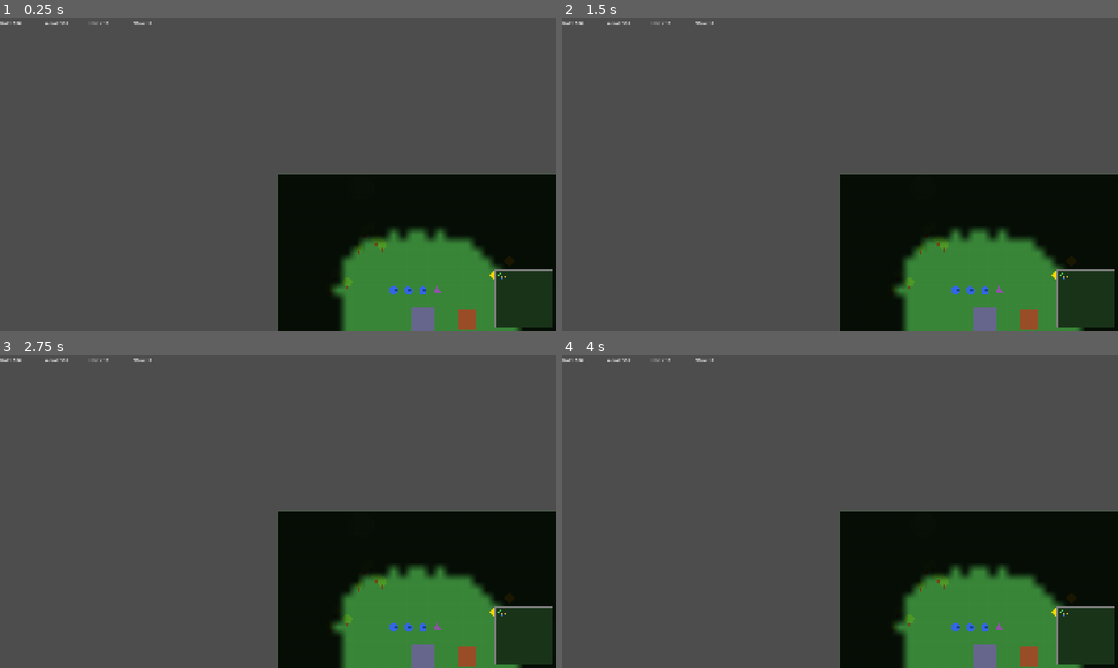
Above: before the commit, frames 1-4 (two rows, left to right).
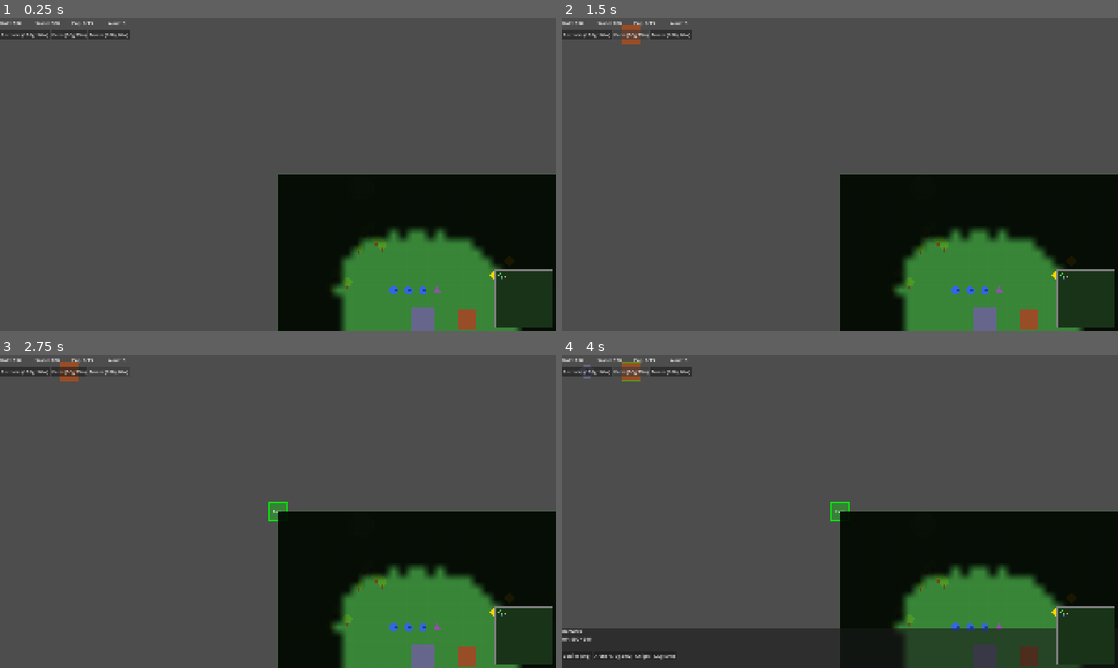
Above: after the commit, the same moments.

Repository: CubaStromek/RTS
Game: Godot game, scene res://scenes/main/Main.tscn
The game is run twice, just before and just after one commit, with the same random seed, the same clock (stepped at 60 frames per second) and the same inputs.
Inputs (mouse positions are in pixels of both pictures, inside the frame that each line leads up to):
- Up to frame 1 (0.25 s): no input
- Up to frame 2 (1.5 s): click (584, 33) at 0.5 s, where only the run after the commit has a clickable "Barracks (150g 100w)"; click (628, 33) at 1.25 s, where only the run after the commit has a clickable "Farm (50g 75w)"
- Up to frame 3 (2.75 s): click (111, 370) at 2 s, where only the run after the commit has a clickable "Tower (100g 80w)"
- Up to frame 4 (4 s): click (584, 370) at 2.75 s, where only the run after the commit has a clickable "Barracks (150g 100w)"; click (628, 370) at 3.5 s, where only the run after the commit has a clickable "Farm (50g 75w)"

The runs differ from the first frame. In frame 1, 0.7% of the frame differs, in the area x 0-28%, y 1-7%; in frame 2, 0.8%; in frame 3, 0.9%; in frame 4, 11%, in the area x 0-94%, y 1-100%.

Commit message:
Add building placement, population cap, farm, and defense tower
Build System:
- BuildSystem autoload handles placement mode
- Click build button in HUD -> green/red ghost preview follows cursor
- Left click to place, right click or Esc to cancel
- Buildings must be 80+ units apart from each other
- Costs checked on enter and on placement

New Buildings:
- Farm (50g 75w): provides +5 population cap, wheat row visual
- Tower (100g 80w): auto-attacks enemies in 200 range, shows range when selected
- Barracks can now be built by player (150g 100w)

Population System:
- Starting cap: 15 (base)
- Each Farm adds +5
- Unit training blocked when at population cap
- Pop counter in HUD (Pop: current/max)

Resource Management:
- Population check before training units
- Build bar below top bar with Barracks/Farm/Tower buttons
- BuildPreview ghost shows green (valid) or red (blocked) placement

Co-Authored-By: Claude Opus 4.6 (1M context) <noreply@anthropic.com>

Diff:
--- a/rts_game/project.godot
+++ b/rts_game/project.godot
@@ -26,6 +26,7 @@
 CommandSystem="*res://scripts/systems/CommandSystem.gd"
 ResourceSystem="*res://scripts/systems/ResourceSystem.gd"
 SoundSystem="*res://scripts/systems/SoundSystem.gd"
+BuildSystem="*res://scripts/systems/BuildSystem.gd"
 
 [display]
 
--- /dev/null
+++ b/rts_game/scenes/buildings/BuildPreview.gd
@@ -0,0 +1,25 @@
+extends Node2D
+## Ghost preview of building being placed. Shows green/red based on validity.
+
+var building_type: String = ""
+const PREVIEW_SIZE := Vector2(64, 64)
+
+func _process(_delta: float) -> void:
+	queue_redraw()
+
+func _draw() -> void:
+	var valid := _is_valid_placement()
+	var color := Color(0.0, 1.0, 0.0, 0.3) if valid else Color(1.0, 0.0, 0.0, 0.3)
+	var border := Color(0.0, 1.0, 0.0, 0.8) if valid else Color(1.0, 0.0, 0.0, 0.8)
+	draw_rect(Rect2(-PREVIEW_SIZE / 2.0, PREVIEW_SIZE), color)
+	draw_rect(Rect2(-PREVIEW_SIZE / 2.0, PREVIEW_SIZE), border, false, 2.0)
+
+	# Label
+	var font := ThemeDB.fallback_font
+	draw_string(font, Vector2(-28, 5), building_type.capitalize(), HORIZONTAL_ALIGNMENT_CENTER, 56, 12, Color.WHITE)
+
+func _is_valid_placement() -> bool:
+	for building in get_tree().get_nodes_in_group("buildings"):
+		if global_position.distance_to(building.global_position) < 80.0:
+			return false
+	return true
--- a/rts_game/scenes/buildings/Building.gd
+++ b/rts_game/scenes/buildings/Building.gd
@@ -52,10 +52,11 @@
 		draw_rect(Rect2(bar_x, bar_y, HP_BAR_WIDTH * hp_ratio, HP_BAR_HEIGHT), fill_color)
 
 func queue_unit(unit_type: String, cost_gold: int, cost_wood: int, train_time: float) -> bool:
+	if not ResourceSystem.can_train():
+		return false
 	if not ResourceSystem.spend_resource("gold", cost_gold):
 		return false
 	if not ResourceSystem.spend_resource("wood", cost_wood):
-		# Refund gold
 		ResourceSystem.add_resource("gold", cost_gold)
 		return false
 
--- /dev/null
+++ b/rts_game/scenes/buildings/Farm.gd
@@ -0,0 +1,29 @@
+extends BuildingBase
+## Farm — provides +5 population cap. No production.
+
+const FARM_SIZE := Vector2(48, 48)
+const WHEAT_COLOR := Color(0.85, 0.75, 0.3)
+
+func _ready() -> void:
+	super._ready()
+	building_name = "Farm"
+	building_color = Color(0.55, 0.45, 0.2)
+	max_hp = 200
+	hp = max_hp
+
+func _draw() -> void:
+	var rect := Rect2(-FARM_SIZE / 2.0, FARM_SIZE)
+	draw_rect(rect, building_color)
+	# Wheat rows
+	for i in range(3):
+		var y: float = -16.0 + i * 12.0
+		draw_line(Vector2(-18, y), Vector2(18, y), WHEAT_COLOR, 2.0)
+	if is_selected:
+		draw_rect(rect, Color(0.0, 1.0, 0.0, 0.4), false, 2.0)
+	if hp < max_hp:
+		var bar_x := -HP_BAR_WIDTH / 2.0
+		var bar_y := -34.0
+		draw_rect(Rect2(bar_x, bar_y, HP_BAR_WIDTH, HP_BAR_HEIGHT), Color(0.2, 0.2, 0.2))
+		var hp_ratio := float(hp) / float(max_hp)
+		var fill_color := Color(0.0, 0.8, 0.0) if hp_ratio > 0.5 else Color(0.9, 0.2, 0.0)
+		draw_rect(Rect2(bar_x, bar_y, HP_BAR_WIDTH * hp_ratio, HP_BAR_HEIGHT), fill_color)
--- /dev/null
+++ b/rts_game/scenes/buildings/Farm.tscn
@@ -0,0 +1,13 @@
+[gd_scene load_steps=3 format=3 uid="uid://farm_scene"]
+
+[ext_resource type="Script" path="res://scenes/buildings/Farm.gd" id="1"]
+
+[sub_resource type="RectangleShape2D" id="rect_shape"]
+size = Vector2(48, 48)
+
+[node name="Farm" type="StaticBody2D"]
+collision_layer = 2
+script = ExtResource("1")
+
+[node name="CollisionShape2D" type="CollisionShape2D" parent="."]
+shape = SubResource("rect_shape")
--- /dev/null
+++ b/rts_game/scenes/buildings/Tower.gd
@@ -0,0 +1,76 @@
+extends BuildingBase
+## Defense Tower — automatically attacks nearby enemies.
+
+const TOWER_RANGE: float = 200.0
+const TOWER_DAMAGE: int = 20
+const TOWER_COOLDOWN: float = 1.5
+const TOWER_COLOR_BASE := Color(0.4, 0.4, 0.5)
+
+var _attack_timer: float = 0.0
+var _current_target: CharacterBody2D = null
+
+const AttackLineScript := preload("res://scenes/effects/AttackLine.gd")
+
+func _ready() -> void:
+	super._ready()
+	building_name = "Tower"
+	building_color = TOWER_COLOR_BASE
+	max_hp = 400
+	hp = max_hp
+
+func _process(delta: float) -> void:
+	super._process(delta)
+	_attack_timer = max(0.0, _attack_timer - delta)
+
+	# Find target
+	if _current_target == null or not is_instance_valid(_current_target):
+		_current_target = _find_target()
+
+	if _current_target and is_instance_valid(_current_target):
+		var dist := global_position.distance_to(_current_target.global_position)
+		if dist > TOWER_RANGE:
+			_current_target = null
+		elif _attack_timer <= 0.0:
+			_attack_timer = TOWER_COOLDOWN
+			_current_target.take_damage(TOWER_DAMAGE, null)
+			_spawn_attack_line(global_position, _current_target.global_position)
+			var snd := get_node_or_null("/root/SoundSystem")
+			if snd:
+				snd.play("attack")
+
+func _draw() -> void:
+	# Tower base (circle)
+	draw_circle(Vector2.ZERO, 24, building_color)
+	# Tower top (darker inner circle)
+	draw_circle(Vector2.ZERO, 12, building_color.darkened(0.3))
+
+	# Range indicator when selected
+	if is_selected:
+		draw_arc(Vector2.ZERO, TOWER_RANGE, 0, TAU, 48, Color(1.0, 0.3, 0.3, 0.2), 1.0)
+		draw_arc(Vector2.ZERO, 26, 0, TAU, 24, Color(0.0, 1.0, 0.0, 0.4), 2.0)
+
+	if hp < max_hp:
+		var bar_x := -HP_BAR_WIDTH / 2.0
+		var bar_y := -36.0
+		draw_rect(Rect2(bar_x, bar_y, HP_BAR_WIDTH, HP_BAR_HEIGHT), Color(0.2, 0.2, 0.2))
+		var hp_ratio := float(hp) / float(max_hp)
+		var fill_color := Color(0.0, 0.8, 0.0) if hp_ratio > 0.5 else Color(0.9, 0.2, 0.0)
+		draw_rect(Rect2(bar_x, bar_y, HP_BAR_WIDTH * hp_ratio, HP_BAR_HEIGHT), fill_color)
+
+func _find_target() -> CharacterBody2D:
+	var closest: CharacterBody2D = null
+	var closest_dist := TOWER_RANGE
+	for unit in UnitManager.all_units:
+		if unit.team == team:
+			continue
+		var dist := global_position.distance_to(unit.global_position)
+		if dist < closest_dist:
+			closest_dist = dist
+			closest = unit
+	return closest
+
+func _spawn_attack_line(from: Vector2, to: Vector2) -> void:
+	var line := Node2D.new()
+	line.set_script(AttackLineScript)
+	get_tree().current_scene.add_child(line)
+	line.setup(from, to, Color(0.5, 0.5, 1.0))
--- /dev/null
+++ b/rts_game/scenes/buildings/Tower.tscn
@@ -0,0 +1,13 @@
+[gd_scene load_steps=3 format=3 uid="uid://tower_scene"]
+
+[ext_resource type="Script" path="res://scenes/buildings/Tower.gd" id="1"]
+
+[sub_resource type="CircleShape2D" id="circle_shape"]
+radius = 24.0
+
+[node name="Tower" type="StaticBody2D"]
+collision_layer = 2
+script = ExtResource("1")
+
+[node name="CollisionShape2D" type="CollisionShape2D" parent="."]
+shape = SubResource("circle_shape")
--- a/rts_game/scenes/ui/HUD.gd
+++ b/rts_game/scenes/ui/HUD.gd
@@ -1,9 +1,9 @@
 extends CanvasLayer
-## Main game HUD — resource bar, wave counter, selection info, production buttons.
+## Main game HUD — resources, population, wave counter, info panel, build buttons.
 
 @onready var gold_label: Label = $TopBar/GoldLabel
 @onready var wood_label: Label = $TopBar/WoodLabel
-@onready var unit_count_label: Label = $TopBar/UnitCountLabel
+@onready var pop_label: Label = $TopBar/PopLabel
 @onready var wave_label: Label = $TopBar/WaveLabel
 @onready var info_panel: PanelContainer = $BottomPanel
 @onready var info_name: Label = $BottomPanel/VBox/EntityName
@@ -11,6 +11,7 @@
 @onready var info_stats: Label = $BottomPanel/VBox/EntityStats
 @onready var production_container: HBoxContainer = $BottomPanel/VBox/ProductionButtons
 @onready var queue_label: Label = $BottomPanel/VBox/QueueLabel
+@onready var build_panel: HBoxContainer = $BuildBar
 
 var _selected_building: StaticBody2D = null
 
@@ -19,9 +20,10 @@
 	SelectionSystem.selection_changed.connect(_on_selection_changed)
 	_update_resources()
 	info_panel.visible = false
+	_setup_build_buttons()
 
 func _process(_delta: float) -> void:
-	unit_count_label.text = "Units: %d" % UnitManager.all_units.size()
+	pop_label.text = "Pop: %d/%d" % [ResourceSystem.get_population(), ResourceSystem.population_cap]
 	wave_label.text = "Wave: %d" % GameManager.waves_survived
 	if _selected_building and is_instance_valid(_selected_building):
 		_update_building_info(_selected_building)
@@ -90,6 +92,21 @@
 	if building.has_method("train_worker"):
 		_add_button("Worker (50g 25w)", func() -> void: building.train_worker())
 
+func _setup_build_buttons() -> void:
+	var build_sys := get_node_or_null("/root/BuildSystem")
+	if not build_sys:
+		return
+	_add_build_button("Barracks (150g 100w)", "barracks", build_sys)
+	_add_build_button("Farm (50g 75w)", "farm", build_sys)
+	_add_build_button("Tower (100g 80w)", "tower", build_sys)
+
+func _add_build_button(text: String, building_type: String, build_sys: Node) -> void:
+	var btn := Button.new()
+	btn.text = text
+	btn.mouse_filter = Control.MOUSE_FILTER_STOP
+	btn.pressed.connect(func() -> void: build_sys.enter_build_mode(building_type))
+	build_panel.add_child(btn)
+
 func _add_button(text: String, callback: Callable) -> void:
 	var btn := Button.new()
 	btn.text = text
--- a/rts_game/scenes/ui/HUD.tscn
+++ b/rts_game/scenes/ui/HUD.tscn
@@ -15,23 +15,31 @@
 
 [node name="GoldLabel" type="Label" parent="TopBar"]
 mouse_filter = 2
-custom_minimum_size = Vector2(150, 0)
+custom_minimum_size = Vector2(120, 0)
 text = "Gold: 500"
 
 [node name="WoodLabel" type="Label" parent="TopBar"]
 mouse_filter = 2
-custom_minimum_size = Vector2(150, 0)
+custom_minimum_size = Vector2(120, 0)
 text = "Wood: 300"
 
-[node name="UnitCountLabel" type="Label" parent="TopBar"]
+[node name="PopLabel" type="Label" parent="TopBar"]
 mouse_filter = 2
-custom_minimum_size = Vector2(150, 0)
-text = "Units: 0"
+custom_minimum_size = Vector2(120, 0)
+text = "Pop: 0/15"
 
 [node name="WaveLabel" type="Label" parent="TopBar"]
 mouse_filter = 2
-custom_minimum_size = Vector2(150, 0)
+custom_minimum_size = Vector2(120, 0)
 text = "Wave: 0"
+
+[node name="BuildBar" type="HBoxContainer" parent="."]
+anchors_preset = 10
+anchor_right = 1.0
+offset_top = 40.0
+offset_bottom = 76.0
+grow_horizontal = 2
+mouse_filter = 2
 
 [node name="BottomPanel" type="PanelContainer" parent="."]
 anchors_preset = 12
--- /dev/null
+++ b/rts_game/scripts/systems/BuildSystem.gd
@@ -0,0 +1,112 @@
+extends Node
+## Handles building placement mode. Player selects building type, then clicks to place.
+
+signal build_mode_entered(building_type: String)
+signal build_mode_exited()
+signal building_placed(building: StaticBody2D)
+
+const BUILDING_DEFS: Dictionary = {
+	"barracks": {"gold": 150, "wood": 100, "scene": "res://scenes/buildings/Barracks.tscn"},
+	"farm": {"gold": 50, "wood": 75, "scene": "res://scenes/buildings/Farm.tscn"},
+	"tower": {"gold": 100, "wood": 80, "scene": "res://scenes/buildings/Tower.tscn"},
+}
+
+var is_building: bool = false
+var current_type: String = ""
+var _preview_pos: Vector2 = Vector2.ZERO
+var _preview_node: Node2D = null
+
+func enter_build_mode(building_type: String) -> void:
+	if building_type not in BUILDING_DEFS:
+		return
+	var def: Dictionary = BUILDING_DEFS[building_type]
+	if not _can_afford(def):
+		return
+
+	is_building = true
+	current_type = building_type
+	# Create preview ghost
+	_preview_node = Node2D.new()
+	_preview_node.set_script(preload("res://scenes/buildings/BuildPreview.gd"))
+	_preview_node.building_type = building_type
+	get_tree().current_scene.add_child(_preview_node)
+	build_mode_entered.emit(building_type)
+
+func cancel_build() -> void:
+	is_building = false
+	current_type = ""
+	if _preview_node and is_instance_valid(_preview_node):
+		_preview_node.queue_free()
+		_preview_node = null
+	build_mode_exited.emit()
+
+func try_place(world_pos: Vector2) -> bool:
+	if not is_building:
+		return false
+	var def: Dictionary = BUILDING_DEFS[current_type]
+	if not _can_afford(def):
+		cancel_build()
+		return false
+
+	# Check placement validity (not too close to other buildings)
+	for building in get_tree().get_nodes_in_group("buildings"):
+		if world_pos.distance_to(building.global_position) < 80.0:
+			return false
+
+	# Spend resources
+	if not ResourceSystem.spend_resource("gold", def["gold"]):
+		return false
+	if not ResourceSystem.spend_resource("wood", def["wood"]):
+		ResourceSystem.add_resource("gold", def["gold"])
+		return false
+
+	# Place building
+	var scene: PackedScene = load(def["scene"])
+	var building: StaticBody2D = scene.instantiate()
+	building.global_position = world_pos
+	building.team = 0
+	building.add_to_group("buildings")
+	if building.has_signal("unit_trained"):
+		var main := get_tree().current_scene
+		if main.has_method("_on_unit_trained"):
+			building.unit_trained.connect(main._on_unit_trained)
+	if current_type == "farm":
+		ResourceSystem.add_population_cap(5)
+
+	get_tree().current_scene.get_node("Entities").add_child(building)
+	building_placed.emit(building)
+
+	var snd := get_node_or_null("/root/SoundSystem")
+	if snd:
+		snd.play("build")
+
+	cancel_build()
+	return true
+
+func _can_afford(def: Dictionary) -> bool:
+	return ResourceSystem.get_resource("gold") >= def["gold"] and ResourceSystem.get_resource("wood") >= def["wood"]
+
+func _input(event: InputEvent) -> void:
+	if not is_building:
+		return
+
+	if event is InputEventMouseMotion:
+		var camera := get_viewport().get_camera_2d()
+		if camera and _preview_node:
+			_preview_node.global_position = camera.get_global_mouse_position()
+
+	elif event is InputEventMouseButton and event.pressed:
+		if event.button_index == MOUSE_BUTTON_LEFT:
+			var camera := get_viewport().get_camera_2d()
+			if camera:
+				var pos := camera.get_global_mouse_position()
+				try_place(pos)
+			get_viewport().set_input_as_handled()
+		elif event.button_index == MOUSE_BUTTON_RIGHT:
+			cancel_build()
+			get_viewport().set_input_as_handled()
+
+	elif event is InputEventKey and event.pressed:
+		if event.keycode == KEY_ESCAPE:
+			cancel_build()
+			get_viewport().set_input_as_handled()
--- a/rts_game/scripts/systems/ResourceSystem.gd
+++ b/rts_game/scripts/systems/ResourceSystem.gd
@@ -1,12 +1,16 @@
 extends Node
-## Manages resources (gold, wood). Placeholder for Phase 2.
+## Manages resources (gold, wood) and population cap.
 
 signal resource_changed(type: String, amount: int)
+signal population_changed(current: int, cap: int)
 
 var resources: Dictionary = {
 	"gold": 500,
 	"wood": 300,
 }
+
+var population_cap: int = 15  # Starting cap (Town Hall gives 10, +5 base)
+var _base_cap: int = 15
 
 func get_resource(type: String) -> int:
 	return resources.get(type, 0)
@@ -21,3 +25,21 @@
 		resource_changed.emit(type, resources[type])
 		return true
 	return false
+
+func get_population() -> int:
+	var count: int = 0
+	for unit in UnitManager.all_units:
+		if unit.team == 0:
+			count += 1
+	return count
+
+func can_train() -> bool:
+	return get_population() < population_cap
+
+func add_population_cap(amount: int) -> void:
+	population_cap += amount
+	population_changed.emit(get_population(), population_cap)
+
+func remove_population_cap(amount: int) -> void:
+	population_cap = max(_base_cap, population_cap - amount)
+	population_changed.emit(get_population(), population_cap)
Not shown, added: rts_game/scenes/effects/AttackLine.gd.uid
Not shown, added: rts_game/scenes/effects/DamageNumber.gd.uid
Not shown, added: rts_game/scenes/effects/DeathEffect.gd.uid
Not shown, added: rts_game/scenes/ui/GameOverScreen.gd.uid
